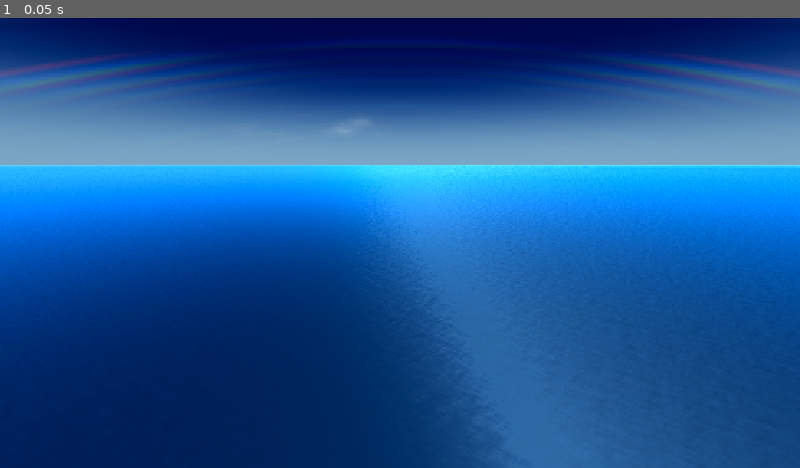
Above: before the commit, frame 1.
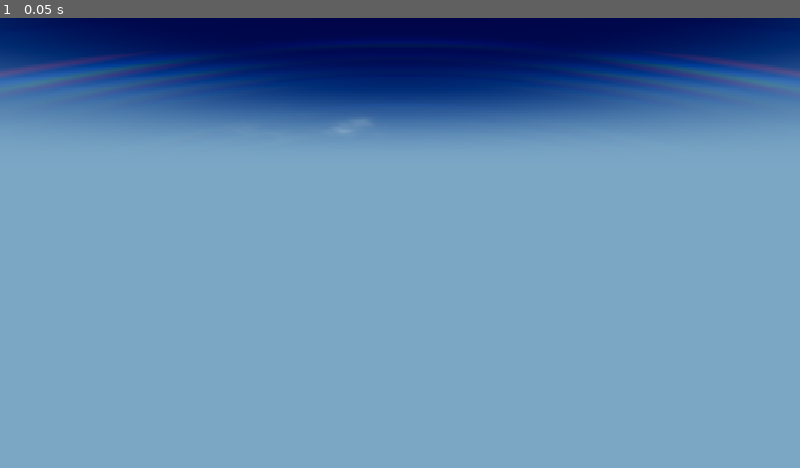
Above: after the commit, the same moment.

Repository: minnya09796592452-rgb/Full-Sources
Game: Godot game, scene res://scenes/SunOnlyMain.tscn
The game is run twice, just before and just after one commit, with the same random seed, the same clock (stepped at 60 frames per second) and the same inputs.
Inputs:
- Up to frame 1 (0.05 s): no input

The runs differ from the first frame. In frame 1, 67% of the frame differs, in the area x 0-100%, y 32-100%.

Commit message:
Port camera frustum projected ocean grid

Diff:
--- a/Outputs/Drive_Extracted/Project/scripts/ceto_projected_grid.gd
+++ b/Outputs/Drive_Extracted/Project/scripts/ceto_projected_grid.gd
@@ -1,14 +1,71 @@
 extends MeshInstance3D
+## Screen-space ProjectedGrid. The vertex shader unprojects each grid point through
+## the active camera and intersects its view ray with the ocean plane, matching
+## Ceto's camera-frustum projection approach rather than recentering a flat plane.
 
-@export var border_length: float = 200.0
+@export_range(1, 16, 1) var resolution_step: int = 4
+@export_range(16, 512, 8) var max_grid_width: int = 320
+@export_range(16, 512, 8) var max_grid_height: int = 192
+@export var sea_level: float = 0.0
 @export var max_horizon_dist: float = 2800.0
 
+
 func _ready() -> void:
-    cast_shadow = GeometryInstance3D.SHADOW_CASTING_SETTING_OFF
-    extra_cull_margin = border_length
+	cast_shadow = GeometryInstance3D.SHADOW_CASTING_SETTING_OFF
+	extra_cull_margin = max_horizon_dist
+	_rebuild_screen_grid()
+	_update_projection_uniforms()
+
+
+func _notification(what: int) -> void:
+	if what == NOTIFICATION_WM_SIZE_CHANGED and is_inside_tree():
+		_rebuild_screen_grid()
+
 
 func _process(_delta: float) -> void:
-    var cam := get_viewport().get_camera_3d()
-    if cam:
-        # Ceto ProjectedGrid keeps high-density mesh centered around camera XZ in world space
-        global_position = Vector3(cam.global_position.x, 0.0, cam.global_position.z)
+	var mat := get_active_material(0) as ShaderMaterial
+	if mat == null:
+		return
+	mat.set_shader_parameter("sea_level", sea_level)
+	mat.set_shader_parameter("max_horizon_dist", max_horizon_dist)
+
+
+func _rebuild_screen_grid() -> void:
+	var viewport_size := get_viewport().get_visible_rect().size
+	var width := clampi(ceili(viewport_size.x / float(resolution_step)) + 1, 2, max_grid_width)
+	var height := clampi(ceili(viewport_size.y / float(resolution_step)) + 1, 2, max_grid_height)
+	var vertices := PackedVector3Array()
+	var uvs := PackedVector2Array()
+	var indices := PackedInt32Array()
+	vertices.resize(width * height)
+	uvs.resize(width * height)
+	for y in range(height):
+		for x in range(width):
+			var u := float(x) / float(width - 1)
+			var v := float(y) / float(height - 1)
+			var index := x + y * width
+			vertices[index] = Vector3(u * 2.0 - 1.0, 1.0 - v * 2.0, 0.0)
+			uvs[index] = Vector2(u, v)
+	for y in range(height - 1):
+		for x in range(width - 1):
+			var a := x + y * width
+			var b := a + width
+			indices.append_array(PackedInt32Array([a, b, a + 1, b, b + 1, a + 1]))
+	var arrays: Array = []
+	arrays.resize(Mesh.ARRAY_MAX)
+	arrays[Mesh.ARRAY_VERTEX] = vertices
+	arrays[Mesh.ARRAY_TEX_UV] = uvs
+	arrays[Mesh.ARRAY_INDEX] = indices
+	var old_material := get_active_material(0)
+	var screen_mesh := ArrayMesh.new()
+	screen_mesh.add_surface_from_arrays(Mesh.PRIMITIVE_TRIANGLES, arrays)
+	mesh = screen_mesh
+	if old_material != null:
+		set_surface_override_material(0, old_material)
+
+
+func _update_projection_uniforms() -> void:
+	var mat := get_active_material(0) as ShaderMaterial
+	if mat != null:
+		mat.set_shader_parameter("sea_level", sea_level)
+		mat.set_shader_parameter("max_horizon_dist", max_horizon_dist)
